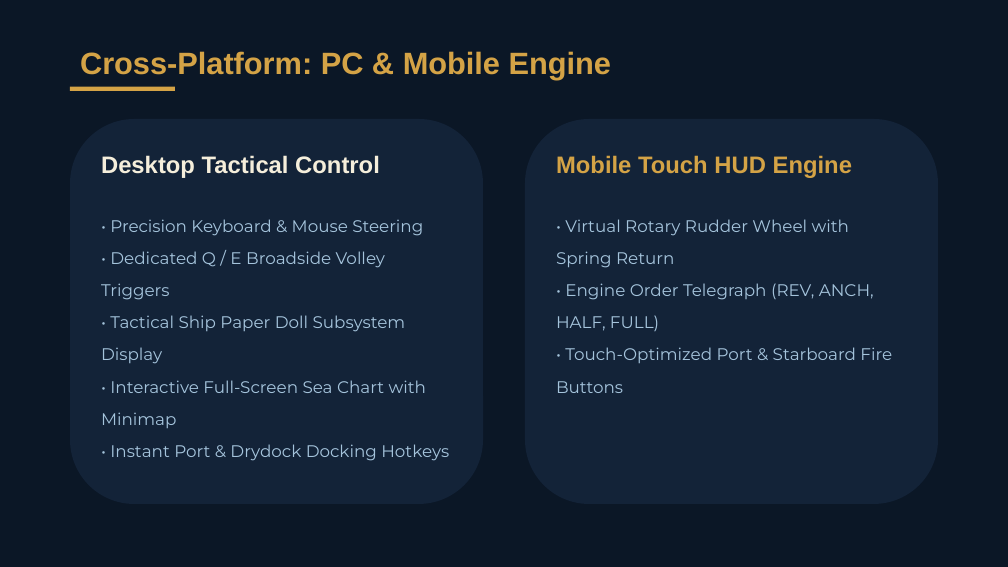
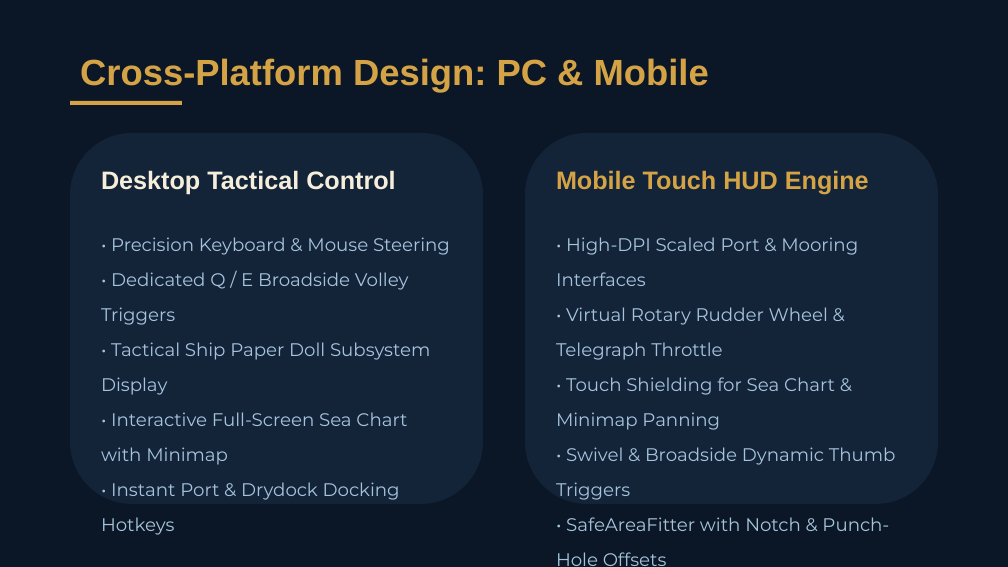
Before and after one commit to dandangerero21/Plunderlust, a slide deck: slide 7 of Plunderlust_Presentation.pptx. Drawn at 1008x567 pixels with LibreOffice and Linux fonts; fonts in the diff are those of the drawing. Boxes give left, top, right and bottom in pixels: in the first picture for what was removed or moved away, otherwise in the second. Text is boxed around its words. In the diff, an @@ line names an element or a change of style, - is before the commit and + after.

```diff
--- a/Plunderlust_Presentation.pptx
+++ b/Plunderlust_Presentation.pptx
@@ text at [80, 58, 709, 93]: text changed; size 22 to 26 pt @@
-Cross-Platform: PC & Mobile Engine
+Cross-Platform Design: PC & Mobile
@@ rectangle: place and size @@
-rectangle at [70, 87, 174, 91]
+rectangle at [70, 101, 181, 105]
@@ rounded rectangle: place and size @@
-rounded rectangle at [70, 119, 483, 504]
+rounded rectangle at [70, 133, 483, 504]
@@ rounded rectangle: place and size @@
-rounded rectangle at [525, 119, 938, 504]
+rounded rectangle at [525, 133, 938, 504]
@@ text "Desktop Tactical Control": place and size @@
-text "Desktop Tactical Control" at [101, 155, 380, 178]
+text "Desktop Tactical Control" at [101, 170, 395, 194]
@@ text "Desktop Tactical Control" at [101, 170, 395, 194]: size 17 to 18 pt @@
@@ text "Mobile Touch HUD Engine" at [556, 170, 869, 194]: size 17 to 18 pt @@
@@ text "Mobile Touch HUD Engine": place and size @@
-text "Mobile Touch HUD Engine" at [556, 155, 852, 178]
+text "Mobile Touch HUD Engine" at [556, 170, 869, 194]
@@ text "• Precision Keyboard & Mouse ...": place and size @@
-text "• Precision Keyboard & Mouse ..." at [101, 219, 449, 461]
+text "• Precision Keyboard & Mouse ..." at [101, 237, 450, 535]
@@ text "• Precision Keyboard & Mouse ..." at [101, 237, 450, 535]: size 12 to 13 pt @@
@@ text at [556, 237, 896, 566]: text changed; size 12 to 13 pt @@
-• Virtual Rotary Rudder Wheel with Spring Return
-• Engine Order Telegraph (REV, ANCH, HALF, FULL)
-• Touch-Optimized Port & Starboard Fire Buttons
+• High-DPI Scaled Port & Mooring Interfaces
+• Virtual Rotary Rudder Wheel & Telegraph Throttle
+• Touch Shielding for Sea Chart & Minimap Panning
+• Swivel & Broadside Dynamic Thumb Triggers
+• SafeAreaFitter with Notch & Punch-Hole Offsets
```
Also in this commit, not shown: 6 other slides changed, 1 slide added, 51 other files.
